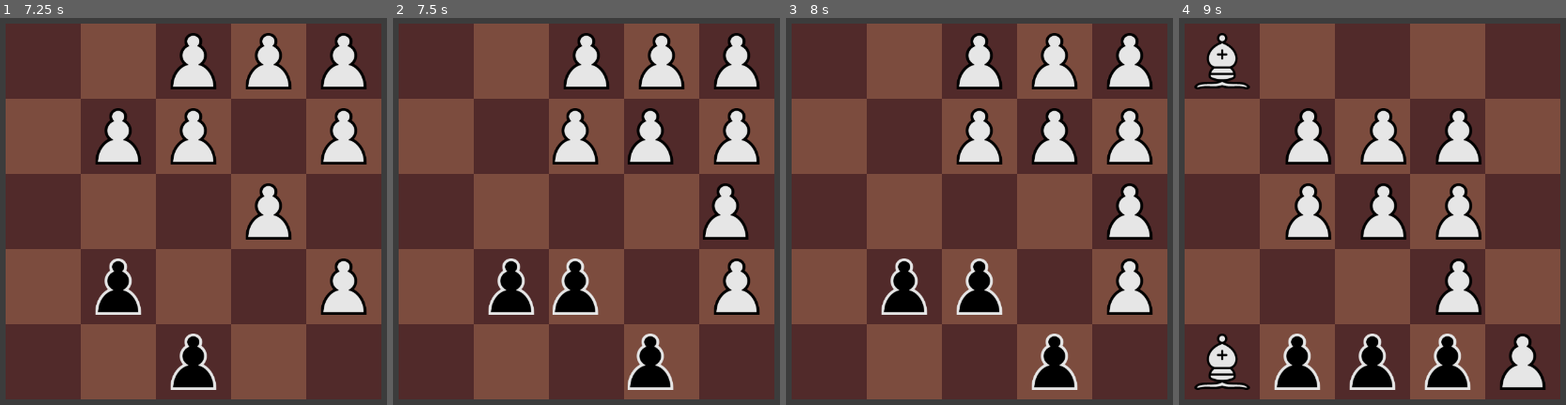
Above: before the commit, frames 1-4 (left to right).
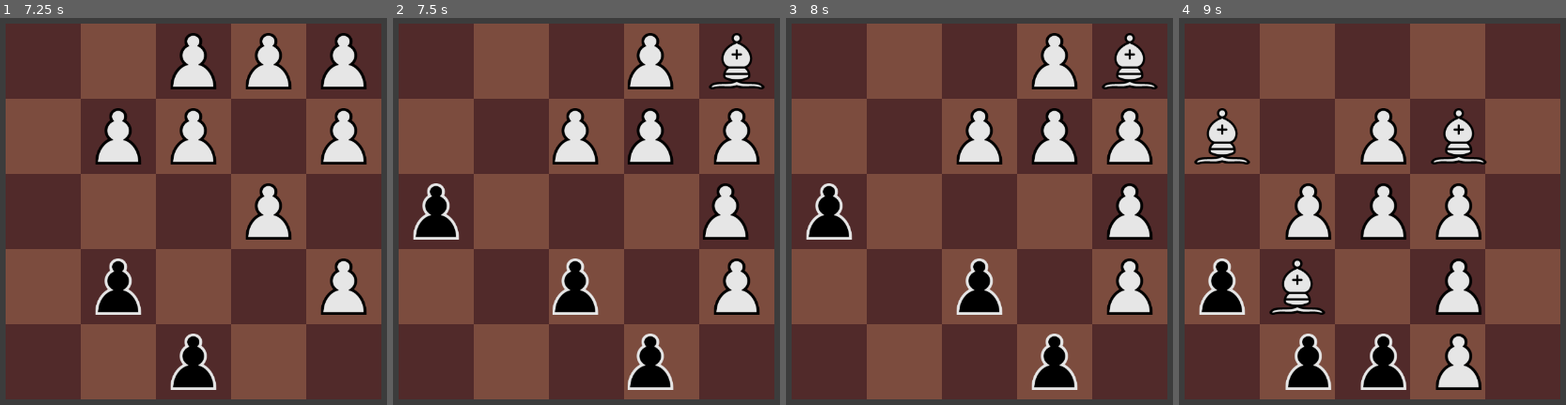
Above: after the commit, the same moments.

Repository: abaker-skudlarek/ChessTiles
Game: Godot game, scene res://Scenes/main.tscn
The game is run twice, just before and just after one commit, with the same random seed, the same clock (stepped at 60 frames per second) and the same inputs. The engine's default icon, where the game draws it, is replaced by a stand-in: a white triangle on a blue panel in a dark square.
Inputs (mouse positions are in pixels of both pictures, inside the frame that each line leads up to):
- Up to frame 1 (7.25 s): tap Enter at 0.5, 2, 3.5 s; move the mouse to (286, 172) at 0.52 s; hold Right (slide_move_right) 0.53-1.28 s; click (286, 172) at 0.67 s; tap Space at 1.25, 2.75, 4.25 s; move the mouse to (42, 362) at 1.27 s; hold Down (slide_move_down) 1.28-2.03 s; click (42, 362) at 1.42 s; move the mouse to (236, 45) at 2.02 s; hold Right (slide_move_right) 2.03-2.78 s; move the mouse to (174, 362) at 2.77 s; hold Up (slide_move_up) 2.78-3.53 s; click (174, 362) at 2.92 s; move the mouse to (321, 323) at 3.52 s; hold Left (slide_move_left) 3.53-5.03 s; move the mouse to (65, 99) at 4.27 s; move the mouse to (212, 211) at 5.02 s; hold Down (slide_move_down) 5.03-5.78 s; click (212, 211) at 5.17 s; move the mouse to (131, 21) at 5.77 s; hold Right (slide_move_right) 5.78-6.53 s; move the mouse to (286, 172) at 6.52 s; hold Up (slide_move_up) from 6.53 s (still down)
- Up to frame 2 (7.5 s): move the mouse to (586, 362) at 7.27 s; release Up (slide_move_up) at 7.28 s; hold Right (slide_move_right) from 7.28 s (still down); click (586, 362) at 7.42 s
- Up to frame 3 (8 s): keep holding Right (slide_move_right)
- Up to frame 4 (9 s): move the mouse to (1298, 285) at 8.02 s; release Right (slide_move_right) at 8.03 s; hold Down (slide_move_down) 8.03-8.78 s; click (1298, 285) at 8.17 s; move the mouse to (1353, 362) at 8.77 s; hold Left (slide_move_left) from 8.78 s (still down)

Frame 1 is identical in both runs. In frame 2, 5.2% of the frame differs, in the area x 5-97%, y 3-77%; in frame 3, 4.1%; in frame 4, 12%, in the area x 3-95%, y 3-97%.
Error before the commit: Cannot call method 'has_method' on a null value. (res://Scripts/Game/board.gd:447)
Error after the commit: Cannot call method 'has_method' on a null value. (res://Scripts/Game/board.gd:520)

Commit message:
moving to laptop

Diff:
--- a/Scripts/Game/Pieces/player_pawn.gd
+++ b/Scripts/Game/Pieces/player_pawn.gd
@@ -72,14 +72,18 @@
 
 			# If the location has a player piece on it, this isn't a possible move
 			if location_status == GameManager.BoardLocationStates.OCCUPIED_PLAYER:
+				print("location occupied by player")
 				continue
 			# If the location has an enemy piece on it, this isn't a possible move
 			elif location_status == GameManager.BoardLocationStates.OCCUPIED_ENEMY:
+				print("location occupied by enemy")
 				possible_moves["enemy_spaces"].append(possible_move_location)
 			# If the location doesn't have a piece on it, this is not a possible move
 			elif location_status == GameManager.BoardLocationStates.NOT_OCCUPIED:
+				print("location not occupied")
 				continue
 			elif location_status == GameManager.BoardLocationStates.ERROR:
+				print("location error")
 				printerr("!!! BoardLocationState is ERROR. Something bad happened !!!")
 
 	return possible_moves
--- a/Scripts/Game/Pieces/player_piece_base.gd
+++ b/Scripts/Game/Pieces/player_piece_base.gd
@@ -29,9 +29,9 @@
 
 	if board_location_contents == null:
 		state = GameManager.BoardLocationStates.NOT_OCCUPIED
-	elif piece_family == GameManager.PLAYER_FAMILY:
+	elif board_location_contents.piece_family == GameManager.PLAYER_FAMILY:
 		state = GameManager.BoardLocationStates.OCCUPIED_PLAYER
-	elif piece_family == GameManager.ENEMY_FAMILY:
+	elif board_location_contents.piece_family == GameManager.ENEMY_FAMILY:
 		state = GameManager.BoardLocationStates.OCCUPIED_ENEMY
 
 	return state
--- a/Scripts/Game/board.gd
+++ b/Scripts/Game/board.gd
@@ -107,8 +107,21 @@
 ## Moves a piece using a slide move from the current_piece_grid_location to the new_piece_grid_location.
 ## Returns 1 if the slide move was performed, 0 if not. Not using bools because the calling code wants
 ## to know how many slide moves are performed
+# TODO: This could definitely use some cleanup for readability
 func _slide_move_piece(current_piece_grid_location: Vector2, new_piece_grid_location: Vector2) -> int:
 
+	# TODO: probably want to redo everything in this function. It's too confusing right now.
+	# 		Improvements would be:
+	# 		1. Get the two pieces at the very beginning of the function, and operate based on them rather
+	# 			than the board location status. We have the piece's family name, so we can use that
+	# 	    2. Check the current piece first, and then compare to the piece we are moving to. Instead of
+	# 			what we are doing now where we are checking where we are moving to, and then where we are
+	# 			moving from. It's backwards, and hard to understand.
+	# 		3. Implement a generic function that moves a piece to an empty square, and a generic function that
+	# 			moves a piece to a square with an enemy piece. Eventually, we can use this generic function
+	# 			in other places as well.
+
+	var current_location_occupied_status: GameManager.BoardLocationStates = _is_location_occupied(current_piece_grid_location)
 	var new_location_occupied_status: GameManager.BoardLocationStates = _is_location_occupied(new_piece_grid_location)
 
 	# If the new grid location to move to is not occupied, simply move the piece
@@ -129,12 +142,69 @@
 
 		return 1
 
-	# If the new grid location to move to is occupied by an enemy piece or a player piece, we need to deal
-	# with merging or taking
-	if (
-		new_location_occupied_status == GameManager.BoardLocationStates.OCCUPIED_ENEMY or
-		new_location_occupied_status == GameManager.BoardLocationStates.OCCUPIED_PLAYER
-	):
+	# If the new grid location to move to is occupied by a player piece, we need to check if the piece we are moving is a player
+	# or an enemy, to decide how to proceed
+	if new_location_occupied_status == GameManager.BoardLocationStates.OCCUPIED_PLAYER:
+
+		# If the current location has a player on it, we need to deal with merging.
+		if current_location_occupied_status == GameManager.BoardLocationStates.OCCUPIED_PLAYER:
+
+			var piece_at_current_grid_location: Node = _board[current_piece_grid_location.x][current_piece_grid_location.y]
+			var piece_at_new_grid_location: Node = _board[new_piece_grid_location.x][new_piece_grid_location.y]
+
+			# If the piece at the current grid location and the new grid location are the same, attempt to merge them
+			if piece_at_current_grid_location.piece_name == piece_at_new_grid_location.piece_name:
+
+				# If the pieces that we are merging don't have a next piece name, don't merge, because
+				# there aren't any pieces after this one. This usually means that we have two kings merging
+				if piece_at_new_grid_location.next_piece_name == "":
+					return 0
+
+				GameManager.change_state(GameManager.GameState.MERGING)  # TODO: is this really needed?
+
+				# Remove both pieces from _board and _pieces_on_board
+				_board[new_piece_grid_location.x][new_piece_grid_location.y] = null
+				_board[current_piece_grid_location.x][current_piece_grid_location.y] = null
+				_pieces_on_board.erase(piece_at_current_grid_location)
+				_pieces_on_board.erase(piece_at_new_grid_location)
+
+				# Get the next piece that we want to spawn and spawn it at the new grid location
+				var piece_to_spawn: Resource = PieceSpawnManager.get_piece_by_name(piece_at_new_grid_location.next_piece_name)
+				_spawn_piece_at_grid_location(new_piece_grid_location, piece_to_spawn)
+
+				# Delete the pieces that are merging
+				piece_at_current_grid_location.queue_free()
+				piece_at_new_grid_location.queue_free()
+
+				GameManager.change_state(GameManager.GameState.WAITING_USER_INPUT)
+
+				return 1
+
+			# If the new grid location is occupied but the pieces don't match, do nothing and return. No movement should happen
+			else:
+				return 0
+
+		# If the current location has an enemy on it, we need to deal with taking the piece
+		elif current_location_occupied_status == GameManager.BoardLocationStates.OCCUPIED_ENEMY:
+
+			var piece_to_move: Node = _board[current_piece_grid_location.x][current_piece_grid_location.y]
+			var piece_at_new_grid_location: Node = _board[new_piece_grid_location.x][new_piece_grid_location.y]
+
+			# Delete the enemy piece at the location we are moving to
+			_pieces_on_board.erase(piece_at_new_grid_location)
+			piece_at_new_grid_location.queue_free()
+
+			# Update the moving piece's location in the _board array before moving it
+			_board[current_piece_grid_location.x][current_piece_grid_location.y] = null
+			_board[new_piece_grid_location.x][new_piece_grid_location.y] = piece_to_move
+
+			# Tween the piece to the new location
+			var move_tween := create_tween()
+			move_tween.tween_property(piece_to_move, "position", _grid_to_pixel(new_piece_grid_location), .3).set_trans(Tween.TRANS_CUBIC)
+
+			return 1
+
+	if new_location_occupied_status == GameManager.BoardLocationStates.OCCUPIED_ENEMY:
 
 
 
@@ -146,6 +216,9 @@
 		printerr("!!! BoardLocationState is ERROR. Something bad happened !!!")
 		return 0
 
+	# We shouldn't get to this line of code, if we do, print an error and return 0.
+	printerr("!!! We got to the end of _slide_move_piece without returning anything !!!")
+	return 0
 
 	# # If the new grid location to move to is occupied, either merge the pieces or don't perform the movement
 	# if _is_square_occupied(new_piece_grid_location):
@@ -191,25 +264,25 @@
 	# 	else:
 	# 		return 0
 
-	# If the new grid location to move to is not occupied, move the piece to the new location without worrying about merging.
-	else:
-		var piece: Node = _board[current_piece_grid_location.x][current_piece_grid_location.y]
-		_board[current_piece_grid_location.x][current_piece_grid_location.y] = null
-		_board[new_piece_grid_location.x][new_piece_grid_location.y] = piece
-
-		# TODO: This makes the sprite move to the final location in the set amount of time
-		# TODO: A few problems/improvements with this:
-		# 		  1. The player can input a new direction DURING the tween, so the pieces change their
-		# 			 direction before the tween ends
-		# 		  2. The player can input a diagonal direction, causing the pieces to move diagonally,
-		# 			 which we do not want
-		# 		  3. When merging, the tween doesn't seem to fully finish. We need some better animation when merging happens
-		# 		  4. Find the best transition settings. Using set_trans, we can change how the sprite moves to it's final destination
-		var move_tween := create_tween()
-		#move_tween.connect("finished", _on_move_tween_finished) # TODO: This didn't seem to work like I wanted
-		move_tween.tween_property(piece, "position", _grid_to_pixel(new_piece_grid_location), .3).set_trans(Tween.TRANS_CUBIC)
-
-		return 1
+	## If the new grid location to move to is not occupied, move the piece to the new location without worrying about merging.
+	#else:
+	#	var piece: Node = _board[current_piece_grid_location.x][current_piece_grid_location.y]
+	#	_board[current_piece_grid_location.x][current_piece_grid_location.y] = null
+	#	_board[new_piece_grid_location.x][new_piece_grid_location.y] = piece
+	#
+	#	# TODO: This makes the sprite move to the final location in the set amount of time
+	#	# TODO: A few problems/improvements with this:
+	#	# 		  1. The player can input a new direction DURING the tween, so the pieces change their
+	#	# 			 direction before the tween ends
+	#	# 		  2. The player can input a diagonal direction, causing the pieces to move diagonally,
+	#	# 			 which we do not want
+	#	# 		  3. When merging, the tween doesn't seem to fully finish. We need some better animation when merging happens
+	#	# 		  4. Find the best transition settings. Using set_trans, we can change how the sprite moves to it's final destination
+	#	var move_tween := create_tween()
+	#	#move_tween.connect("finished", _on_move_tween_finished) # TODO: This didn't seem to work like I wanted
+	#	move_tween.tween_property(piece, "position", _grid_to_pixel(new_piece_grid_location), .3).set_trans(Tween.TRANS_CUBIC)
+	#
+	#	return 1
 
 # ------------------------------------------------------------------------------------------------ #
 
Not shown: 1 places in Scenes/empty_move_overlay.tscn that only renumber resources
Not shown: 1 places in Scenes/enemy_move_overlay.tscn that only renumber resources
